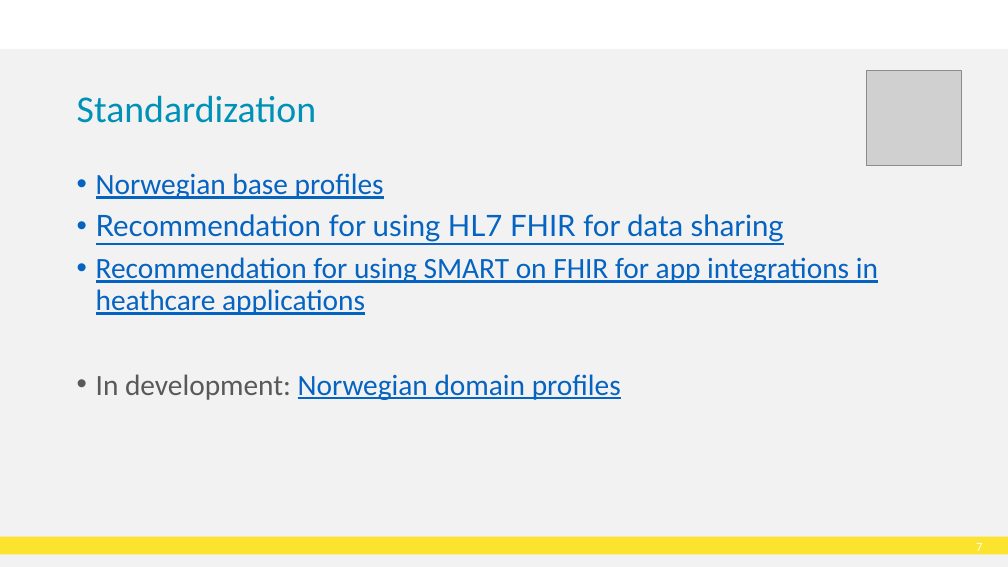
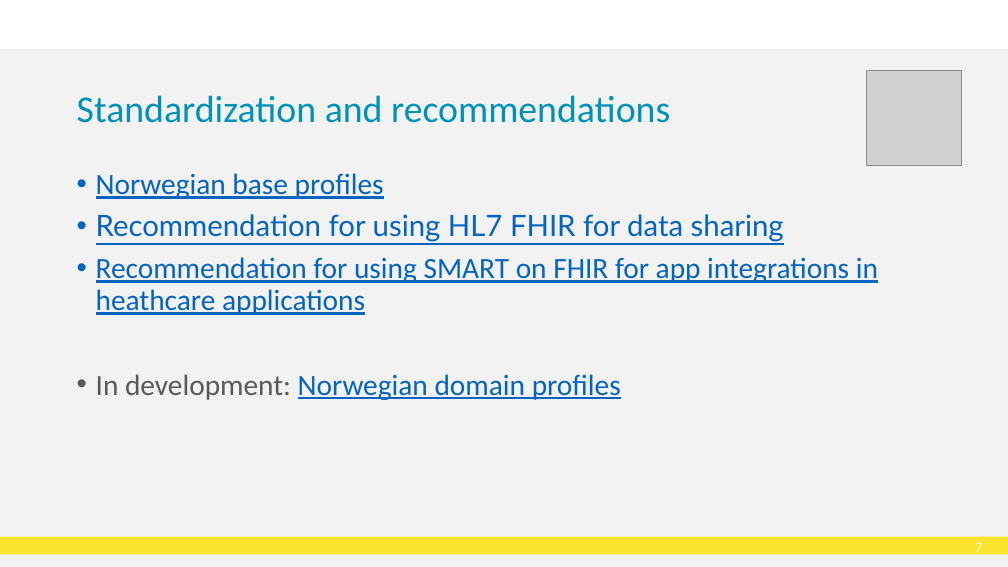
Before and after one commit to HL7Norway/best-practice, a slide deck: slide 8 of docs/presentasjoner/DD23_CT_230508_Thomas_Tveit_Rosenlund_FHIR-in-Norway.pptx. Drawn at 1008x567 pixels with LibreOffice and Linux fonts; fonts in the diff are those of the drawing; grey boxes stand for pictures; background and template pictures are left out. Boxes give left, top, right and bottom in pixels: in the first picture for what was removed or moved away, otherwise in the second. Text is boxed around its words. In the diff, an @@ line names an element or a change of style, - is before the commit and + after.

```diff
--- a/docs/presentasjoner/DD23_CT_230508_Thomas_Tveit_Rosenlund_FHIR-in-Norway.pptx
+++ b/docs/presentasjoner/DD23_CT_230508_Thomas_Tveit_Rosenlund_FHIR-in-Norway.pptx
@@ title at (77, 95, 670, 123): text changed @@
-Standardization
+Standardization and recommendations
```
Also in this commit, not shown: 2 other slides changed.
